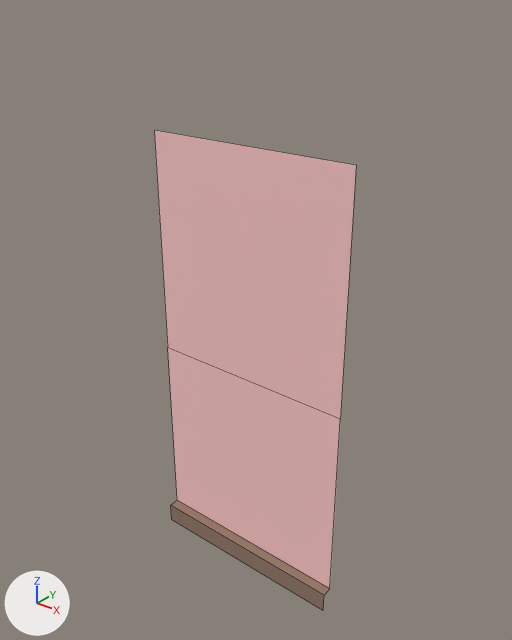
An edit to the FBX model Content/Game_Art/FBX/Archi/SM_Mur_1x1.fbx, drawn before and after from the same camera.
The view is the same before and after, from a 50 mm lens placed at (1.26, -1.19, 2.69), pointed at (-0.48, 1.0, 1.34). Lighting does not change. The marker at lower left points along +X, +Y and +Z. Mesh edges are drawn as thin lines. Where no turn or scale is listed for an object, it has been applied to the vertices.

Script lines for the objects in view, before the commit:
```python
me_mesh = bpy.data.meshes.new('Mesh')
me_mesh.from_pydata(...)  # 12 vertices, 4 faces; spans x -1.0..0.0, y 0.9..0.95, z 0.0..2.1
# faces by material slot: [2, 2]
me_mesh.materials.append(mat_material__40)  # pink #ffcaca
me_mesh.materials.append(mat_material__41)  # brown #937868
ob_sm_mur_1x1 = bpy.data.objects.new('SM_Mur_1x1', me_mesh)
ob_sm_mur_1x1.location = (0.0, 0.0, 0.0)
```
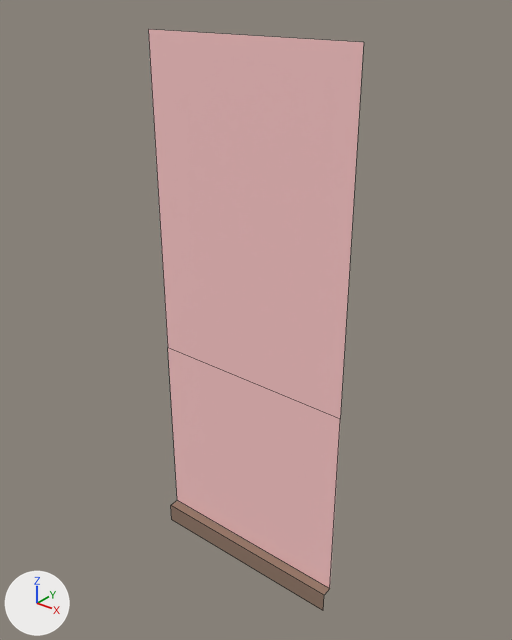
Location of each change, (x1, y1, x2, y2) in pixels of the pictures (512 x 640 px; the box of a moved part takes in the faces that stretch with it):
'SM_Mur_1x1', reshaped (7% wider, 21% taller): before (154, 130, 356, 610); after (148, 29, 364, 610)
part 1 of me_mesh, moved or reshaped: before (154, 130, 356, 226); after (148, 29, 364, 226)

What the commit changed:
me_mesh has 12 vertices, 4 faces and spans x -1.0..0.0, y 0.9..0.95, z 0.0..2.1.
me_mesh is used by ob_sm_mur_1x1; location (0.0, 0.0, 0.0).
Part 1, on me_mesh:
Vertex 0 of me_mesh moves from (0.0, 0.95, 2.1) at pixel (356, 165) to (0.0, 0.95, 2.5) at pixel (363, 42).
Vertex 5 of me_mesh moves from (-1.0, 0.95, 2.1) at pixel (154, 130) to (-1.0, 0.95, 2.5) at pixel (148, 29).
